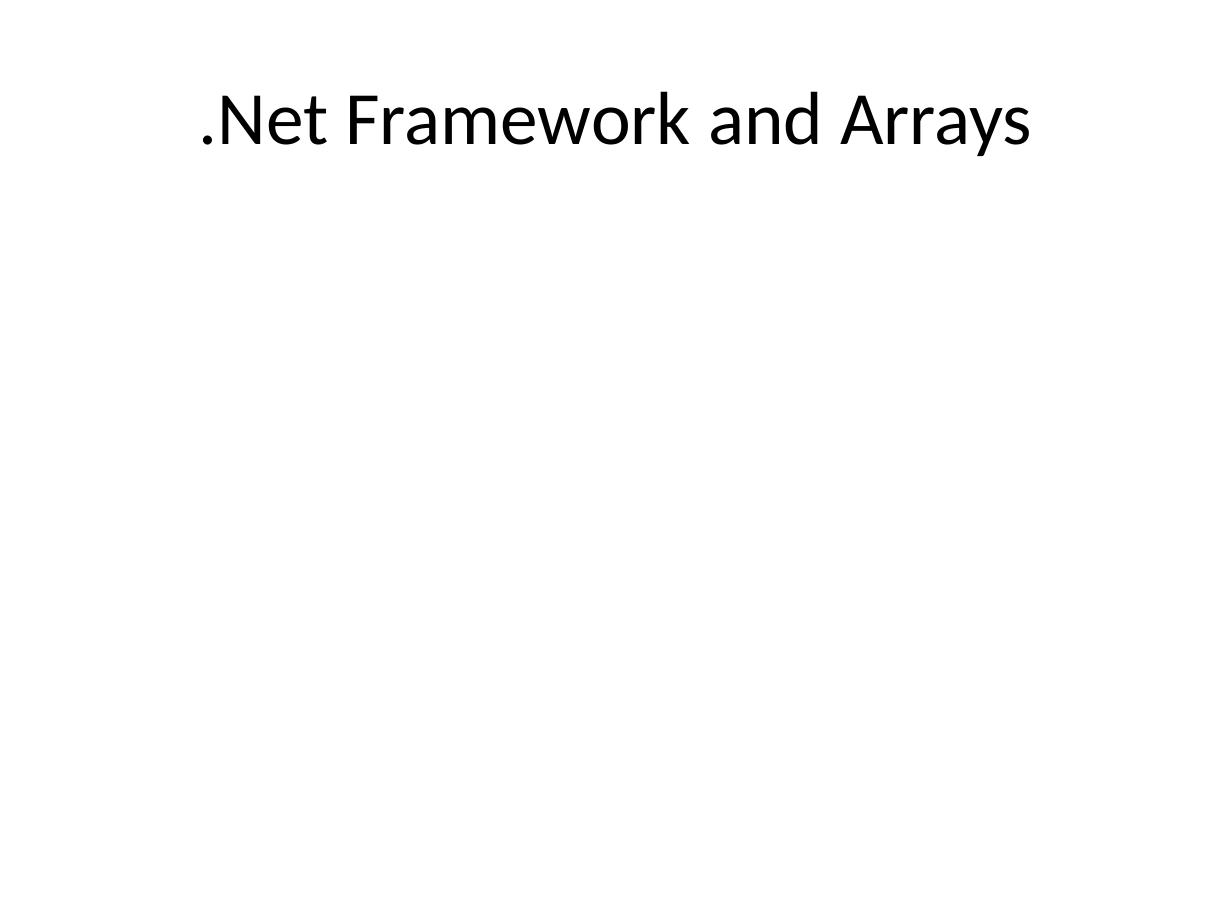
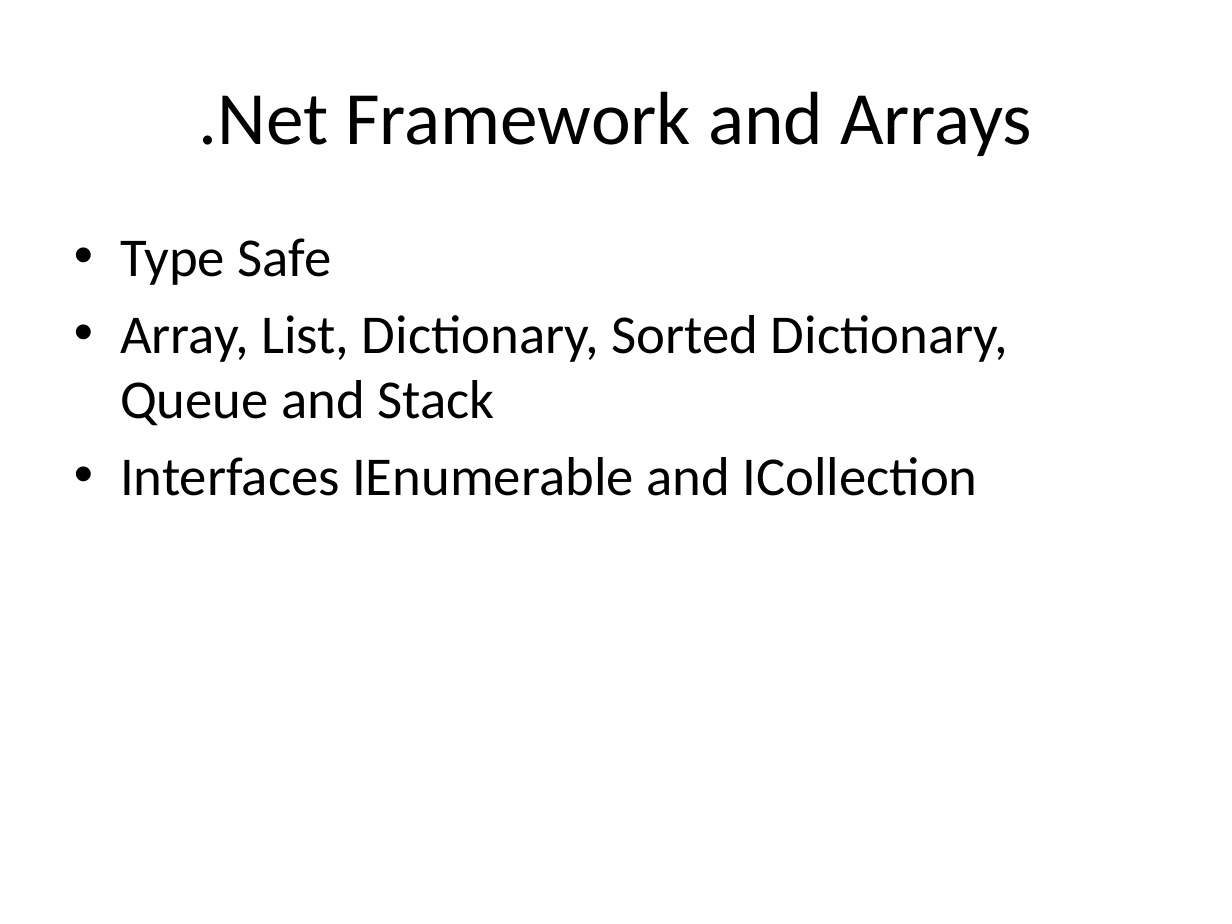
Before and after one commit to isurup/kalle-martin-group, a slide deck: slide 2 of OOPExam/03 Arrays and Collections.pptx (slide 3 before the commit). Drawn at 1232x924 pixels with LibreOffice and Linux fonts; fonts in the diff are those of the drawing. Boxes give left, top, right and bottom in pixels: in the first picture for what was removed or moved away, otherwise in the second. Text is boxed around its words. In the diff, an @@ line names an element or a change of style, - is before the commit and + after.

```diff
--- a/OOPExam/03 Arrays and Collections.pptx
+++ b/OOPExam/03 Arrays and Collections.pptx
@@ text added at [120, 238, 1009, 496], 32 pt, text #000000 @@
+• Type Safe
+• Array, List, Dictionary, Sorted Dictionary, Queue and Stack
+• Interfaces IEnumerable and ICollection
```
Also in this commit, not shown: 2 other slides changed, 1 other file.
